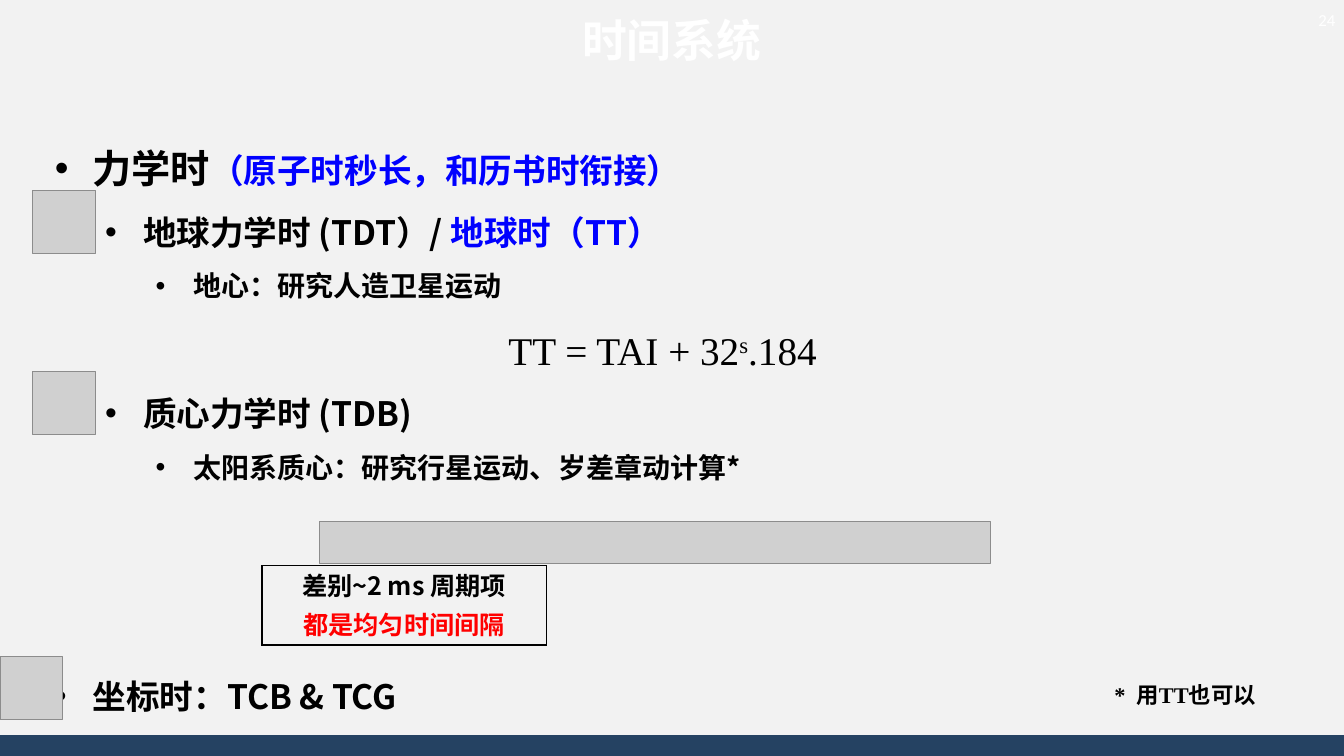
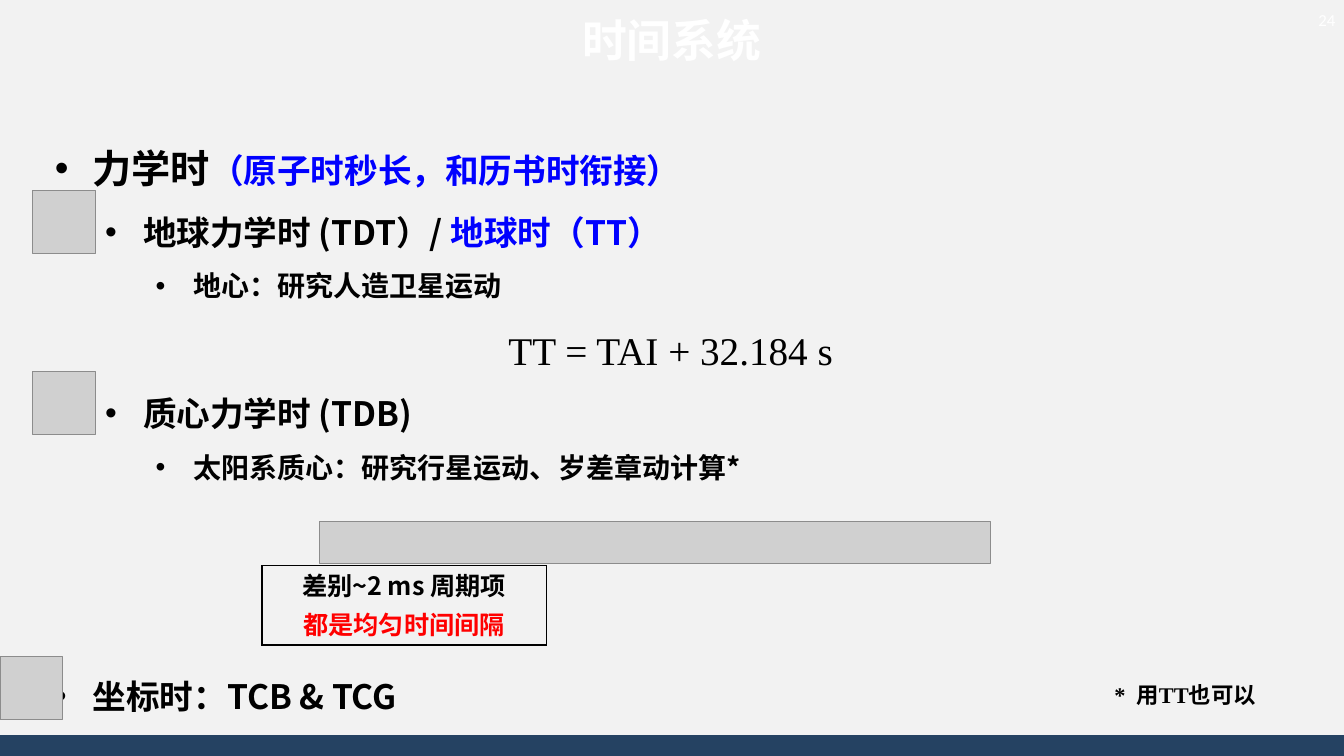
Before and after one commit to AsBackup/DAOSSA, a slide deck: slide 24 of 01 天球概念与时间系统.pptx. Drawn at 1344x756 pixels with LibreOffice and Linux fonts; fonts in the diff are those of the drawing; grey boxes stand for pictures; background and template pictures are left out. Boxes give left, top, right and bottom in pixels: in the first picture for what was removed or moved away, otherwise in the second. Text is boxed around its words. In the diff, an @@ line names an element or a change of style, - is before the commit and + after.

```diff
--- a/01 天球概念与时间系统.pptx
+++ b/01 天球概念与时间系统.pptx
@@ text at [508,339,833,366]: text changed @@
-  TT = TAI + 32s.184
+  TT = TAI + 32.184 s
```
Also in this commit, not shown: 6 other slides changed.
